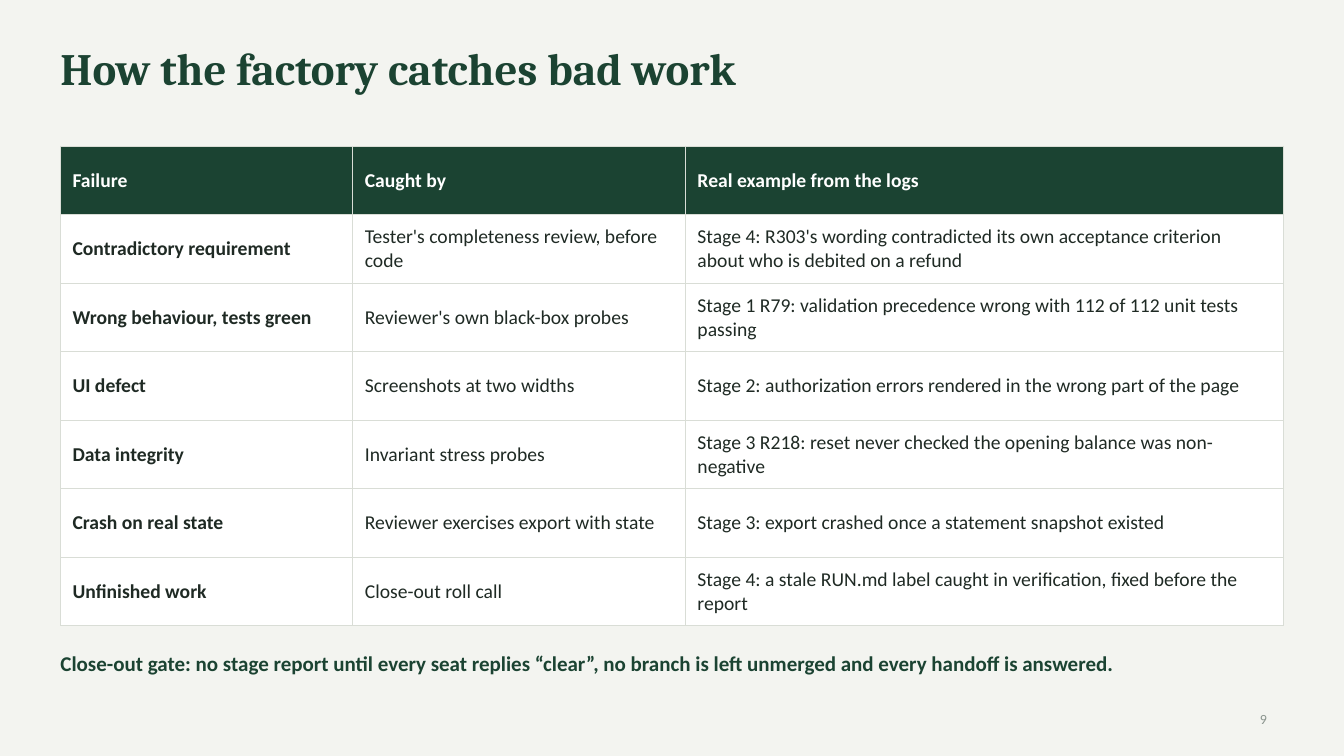
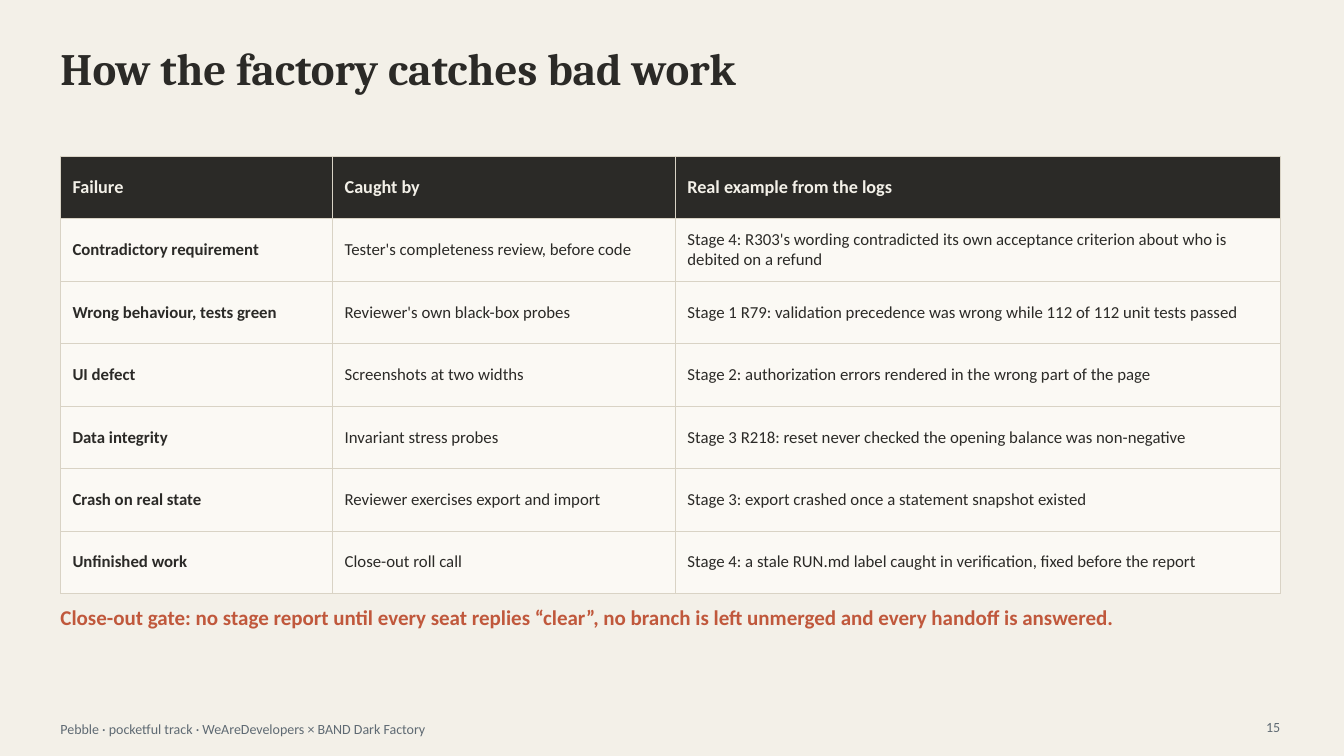
Before and after one commit to JahnaviSrilekha/payment-app-by-autonomous-agents-hackathon, a slide deck: slide 15 of Pebble-deck.pptx (slide 9 before the commit). Drawn at 1344x756 pixels with LibreOffice and Linux fonts; fonts in the diff are those of the drawing. Boxes give left, top, right and bottom in pixels: in the first picture for what was removed or moved away, otherwise in the second. Text is boxed around its words. In the diff, an @@ line names an element or a change of style, - is before the commit and + after.

Commit message:
updated factory and readme files

```diff
--- a/Pebble-deck.pptx
+++ b/Pebble-deck.pptx
@@ background #F3F4F0 to #F3F0E8 @@
@@ text "How the factory catches bad ..." at box(60, 53, 736, 95): text colour #1B4332 to #2B2A27 @@
@@ table at box(60, 156, 1280, 574) @@
-row 3, column 3: Stage 1 R79: validation precedence wrong with 112 of 112 unit tests passing
+row 3, column 3: Stage 1 R79: validation precedence was wrong while 112 of 112 unit tests passed
-row 6, column 2: Reviewer exercises export with state
+row 6, column 2: Reviewer exercises export and import
@@ fill #1B4332 to #2B2A27 in row 1 @@
@@ fill #FFFFFF to #FBF9F4 in 18 cells @@
@@ size 14 to 13 pt, text colour #FFFFFF to #F3F0E8 in "Failure", "Caught by", "Real example from the logs" @@
@@ size 14 to 12 pt, text colour #1F2A24 to #2B2A27 in "Contradictory requirement", "Tester's completeness review, before code", "Stage 4: R303's wording contradicted its own ...", "Wrong behaviour, tests green" and 12 more places @@
@@ borders changed @@
@@ table: place and size @@
-table at box(60, 146, 1284, 617)
+table at box(60, 156, 1280, 574)
@@ text "Close-out gate: no stage report ...": place and size @@
-text "Close-out gate: no stage report ..." at box(60, 655, 1113, 675)
+text "Close-out gate: no stage report ..." at box(60, 609, 1113, 629)
@@ text "Close-out gate: no stage report ..." at box(60, 609, 1113, 629): text colour #1B4332 to #C0583C @@
@@ page number removed at box(1260, 715, 1267, 724) @@
-9
@@ text added at box(60, 724, 426, 736), 10 pt, text #5F6A73 @@
+Pebble · pocketful track · WeAreDevelopers × BAND Dark Factory
@@ page number added at box(1266, 723, 1280, 732), 10 pt, text #5F6A73 @@
+15
```
Also in this commit, not shown: 5 other slides changed, 12 slides added, 5 slides removed, 11 other files.
